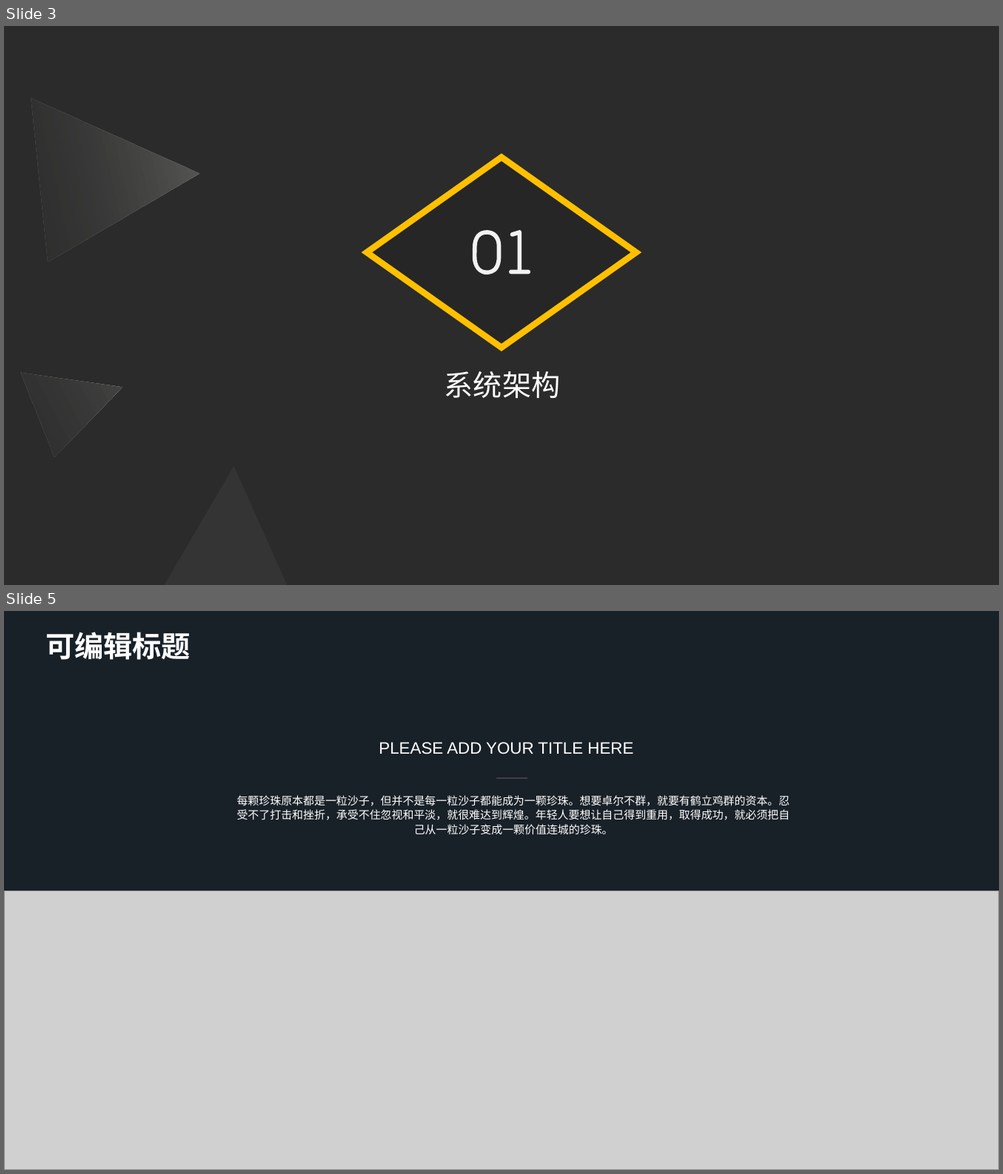
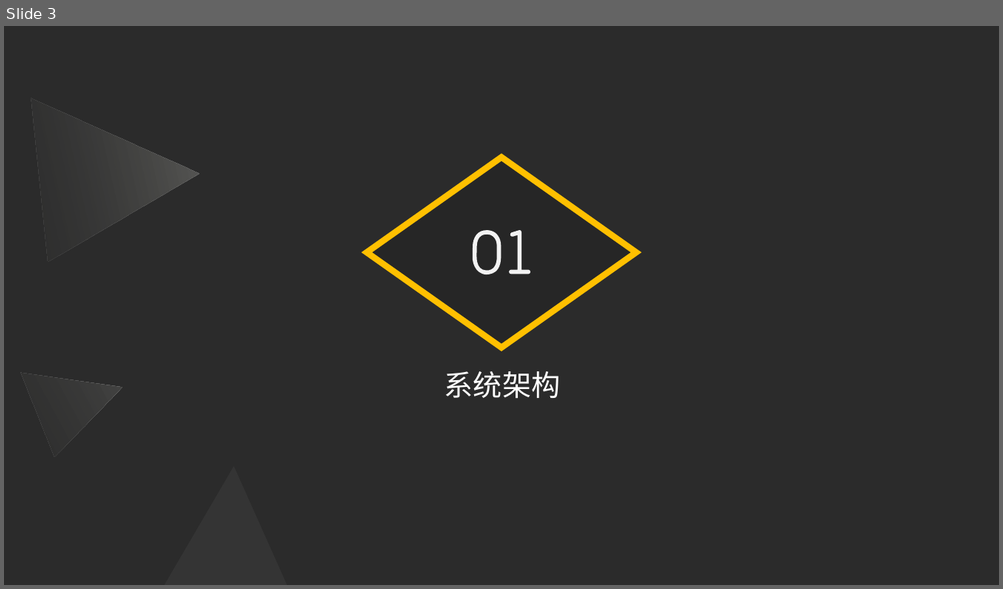
Before and after one commit to Software-Training/Development-steps, a slide deck: 项目架构与框架.pptx. Shown one above the other, each under a label of ours: slides 3 and 5 before the commit, slide 3 after it; the slides between them are not shown. The pictures are 1003x1174 and 1003x589 pixels, drawn with LibreOffice and Linux fonts; fonts in the diff are those of the drawing; grey boxes stand for pictures; background and template pictures are left out; a plain dark background stands for a picture behind light text. Boxes give left, top, right and bottom in pixels: in the first picture for what was removed or moved away, otherwise in the second. Text is boxed around its words. In the diff, an @@ line names an element or a change of style, - is before the commit and + after.

```diff
--- a/项目架构与框架.pptx
+++ b/项目架构与框架.pptx
@@ slide 5 removed at (4, 611, 999, 1170), background #FCFBF9 @@
@@ rectangle removed at (4, 611, 999, 1170) @@
@@ text removed at (45, 632, 190, 660) @@
-可编辑标题
@@ text removed at (378, 742, 633, 755) @@
-PLEASE ADD YOUR TITLE HERE
@@ freeform shape removed at (496, 778, 528, 778) @@
@@ text removed at (237, 795, 790, 835) @@
-每颗珍珠原本都是一粒沙子，但并不是每一粒沙子都能成为一颗珍珠。想要卓尔不群，就要有鹤立鸡群的资本。忍受不了打击和挫折，承受不住忽视和平淡，就很难达到辉煌。年轻人要想让自己得到重用，取得成功，就必须把自己从一粒沙子变成一颗价值连城的珍珠。
@@ picture removed at (4, 891, 999, 1170) @@
```
Also in this commit, not shown: 4 slides changed, 8 slides added, 3 other slides removed.
